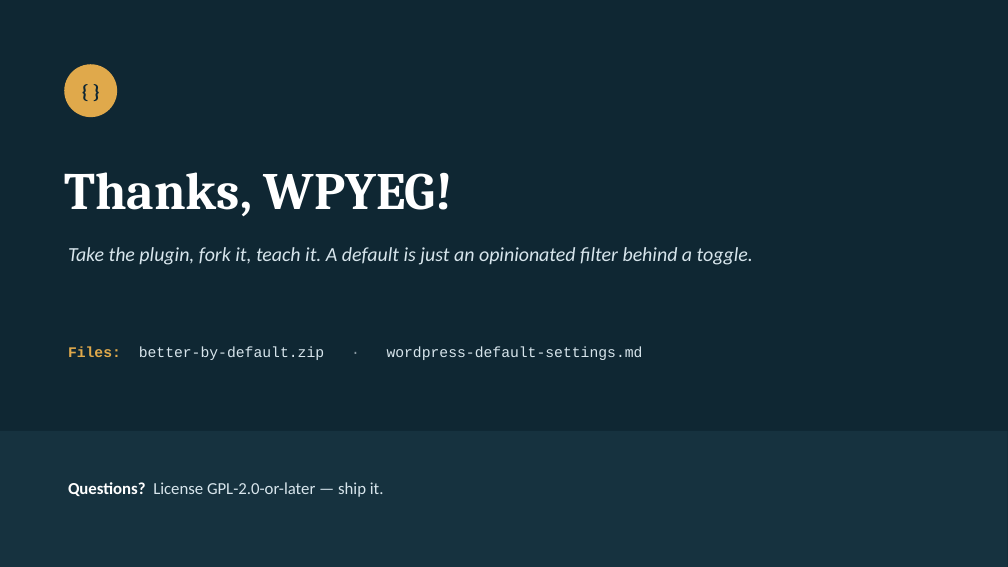
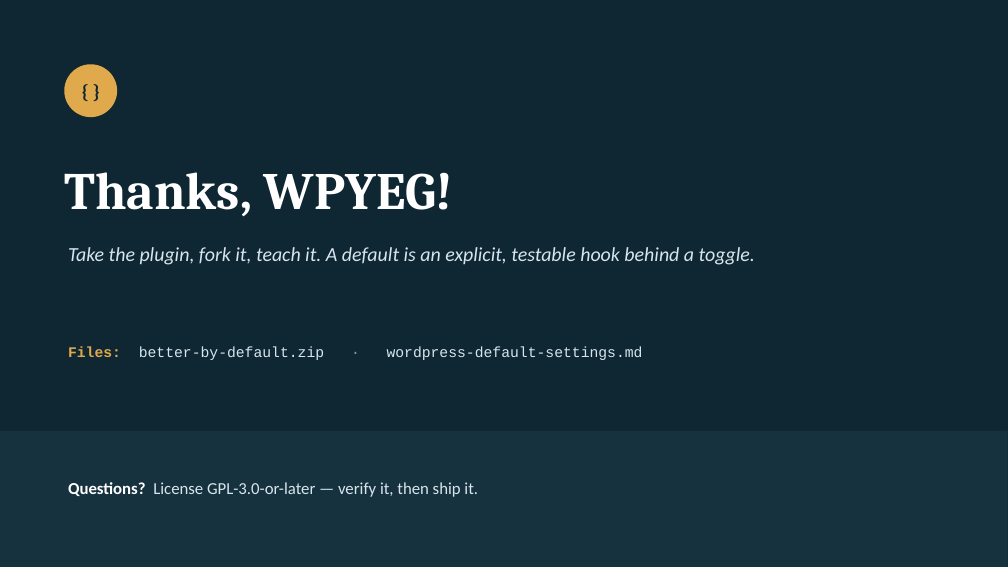
Before and after one commit to WPYEG/Better-by-Default, a slide deck: slide 28 of workshop/Better-by-Default.pptx. Drawn at 1008x567 pixels with LibreOffice and Linux fonts; fonts in the diff are those of the drawing. Boxes give left, top, right and bottom in pixels: in the first picture for what was removed or moved away, otherwise in the second. Text is boxed around its words. In the diff, an @@ line names an element or a change of style, - is before the commit and + after.

Commit message:
Correct plugin policies and workshop materials

```diff
--- a/workshop/Better-by-Default.pptx
+++ b/workshop/Better-by-Default.pptx
@@ text at (x1=68, y1=247, x2=755, y2=265): text changed @@
-Take the plugin, fork it, teach it. A default is just an opinionated filter behind a toggle.
+Take the plugin, fork it, teach it. A default is an explicit, testable hook behind a toggle.
@@ text at (x1=68, y1=482, x2=478, y2=497): text changed @@
-Questions? License GPL-2.0-or-later — ship it.
+Questions? License GPL-3.0-or-later — verify it, then ship it.
```
Also in this commit, not shown: 23 other slides changed, 16 other files.
